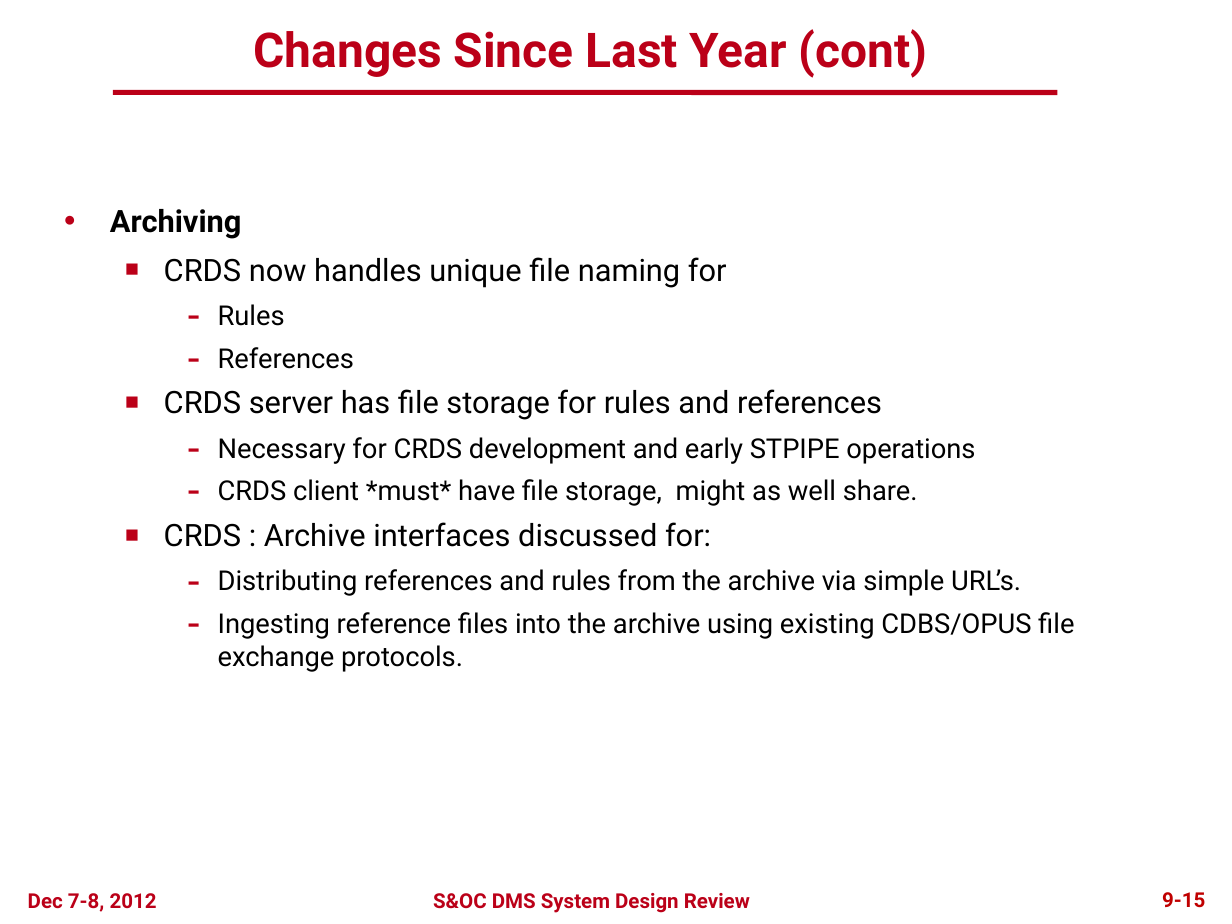
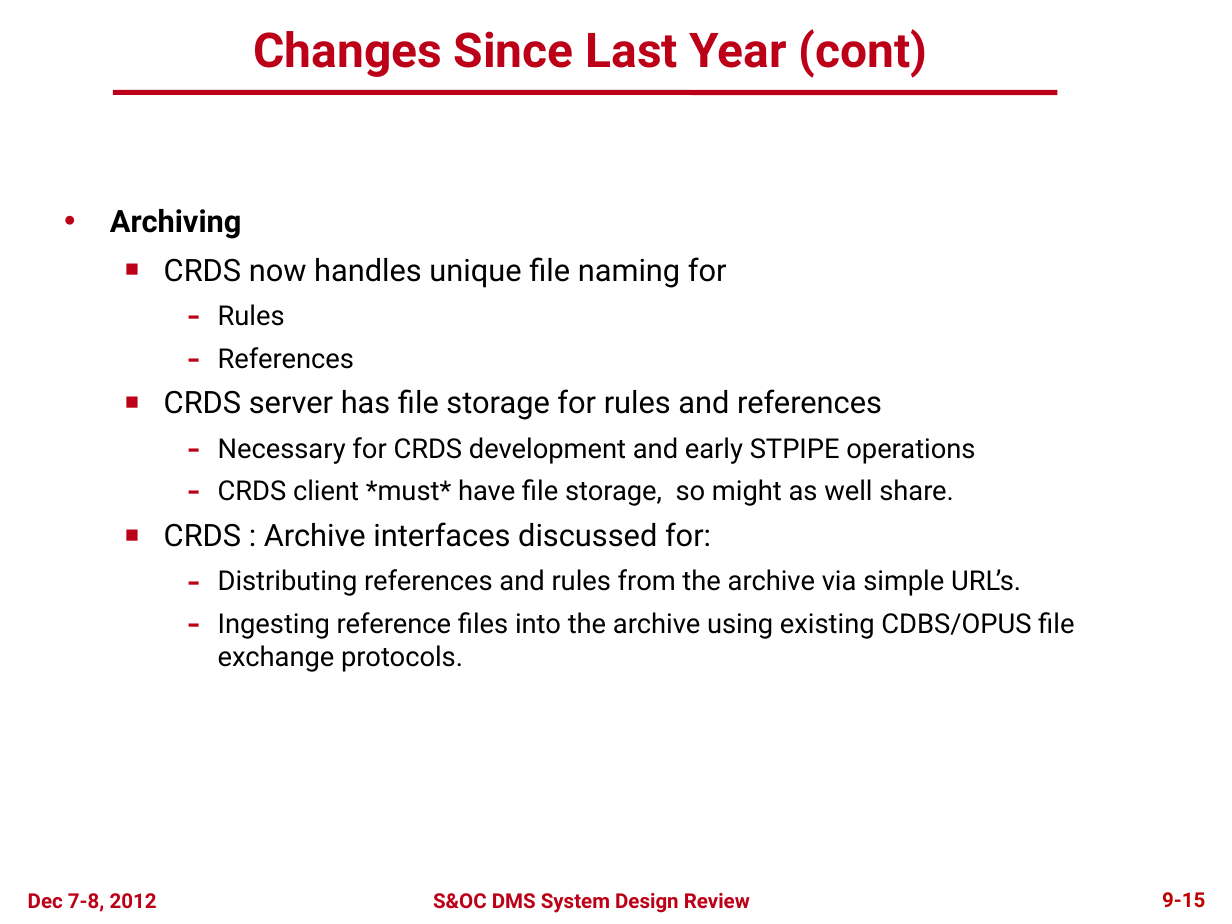
Before and after one commit to spacetelescope/crds, a slide deck: slide 14 of docs/DMS_SDR2_09_CRDS_final.pptx. Drawn at 1232x924 pixels with LibreOffice and Linux fonts; fonts in the diff are those of the drawing; background and template pictures are left out. Boxes give left, top, right and bottom in pixels: in the first picture for what was removed or moved away, otherwise in the second. Text is boxed around its words. In the diff, an @@ line names an element or a change of style, - is before the commit and + after.

```diff
--- a/docs/DMS_SDR2_09_CRDS_final.pptx
+++ b/docs/DMS_SDR2_09_CRDS_final.pptx
@@ text at bbox=[218, 479, 954, 506]: text changed @@
-    – CRDS client *must* have file storage, might as well share.
+    – CRDS client *must* have file storage, so might as well share.
```
Also in this commit, not shown: 13 other slides changed.
